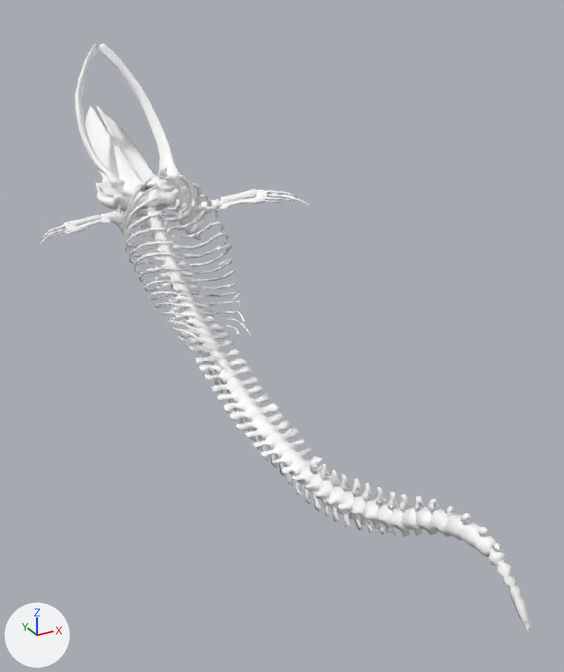
What one commit did to the glTF model Room_collabmuseum/_CustomModels/mdl_zesty_whale.gltf.
The view is the same before and after, from a 50 mm camera at (-13.5, -38.7, 9.7) aimed at (1.4, -11.7, -3.8). Arrows for +X, +Y and +Z are at lower left; the lights stay in place.

The first picture shows 'Tail'.
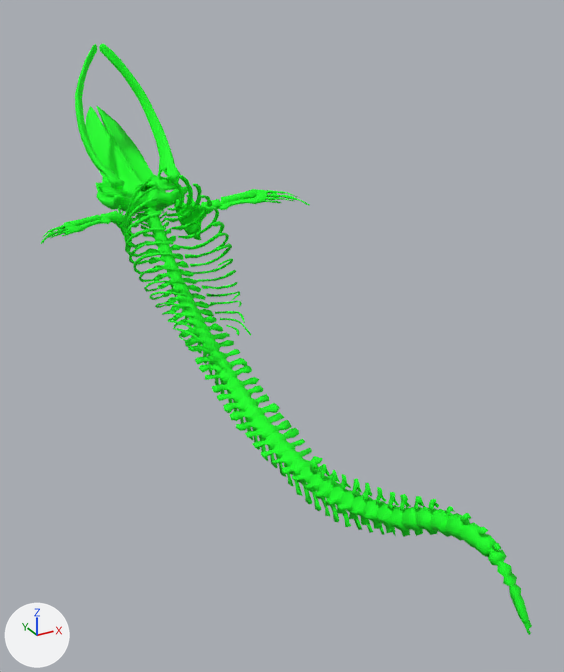
What the commit changed:
Picture 'bone' (img_bone) is new.
In material 'Jaw' (mat_jaw), base_color is no longer (1.0, 1.0, 1.0), white #ffffff.
In material 'Jaw' (mat_jaw), texture is now set to img_bone.
In material 'Spine' (mat_spine), base_color is no longer (1.0, 1.0, 1.0), white #ffffff.
In material 'Spine' (mat_spine), texture is now set to img_bone.
In material 'Skull' (mat_skull), base_color is no longer (1.0, 1.0, 1.0), white #ffffff.
In material 'Skull' (mat_skull), texture is now set to img_bone.
In material 'Left_flipper' (mat_left_flipper), base_color is no longer (1.0, 1.0, 1.0), white #ffffff.
In material 'Left_flipper' (mat_left_flipper), texture is now set to img_bone.
In material 'Right_flipper' (mat_right_flipper), base_color is no longer (1.0, 1.0, 1.0), white #ffffff.
In material 'Right_flipper' (mat_right_flipper), texture is now set to img_bone.
In material 'Tussenstukje' (mat_tussenstukje), base_color is no longer (1.0, 1.0, 1.0), white #ffffff.
In material 'Tussenstukje' (mat_tussenstukje), texture is now set to img_bone.
me_tail has 5642 vertices, 11183 faces and spans x -7.0..6.3, y -28.7..8.7, z -8.3..7.8.
me_tail is used by ob_tail; location (0.0, 0.72, -0.72).
me_tail part 1: 3923 faces spanning x -2.6..2.5, y -10.0..-0.2, z -6.0..2.2 switch from mat_ribcage (white #ffffff) to mat_jaw (picture img_bone).

What differs and where, as boxes [x1, y1, x2, y2] in the pictures (564 x 672 px):
'Tail', surface changed (white to green): [41, 44, 532, 635] in both
part 1 of me_tail, recoloured (white to green): [124, 175, 251, 354] in both
